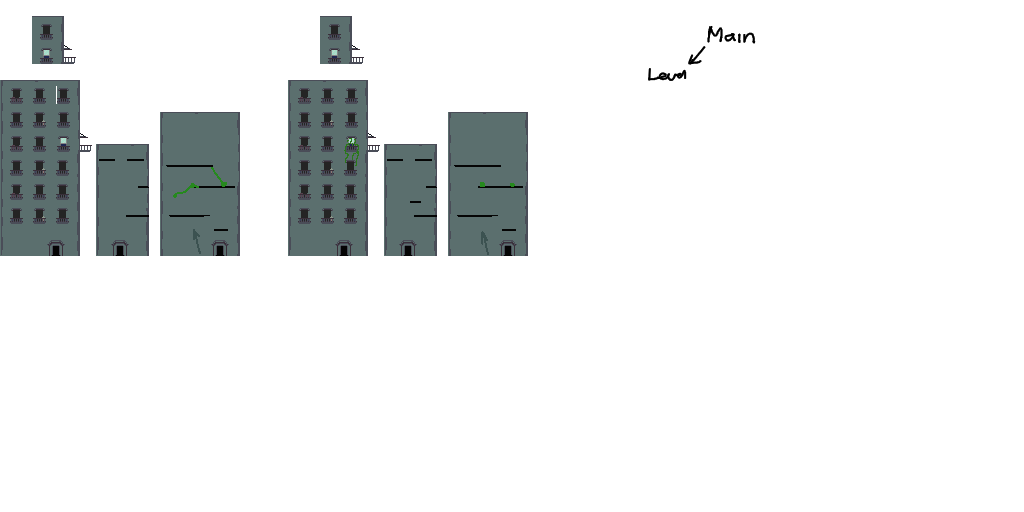
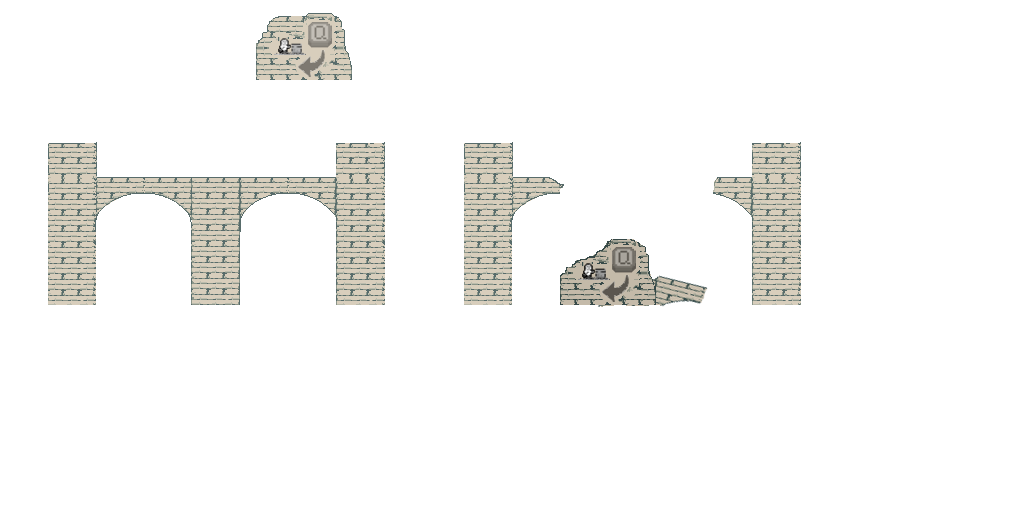
Comparing the layer stacks of the two 1024x512 images. Changes:
hid "Paint Layer 1" over [648, 25, 756, 81]
added layer "Bridge Merged" (1st of 2) above "Bridge Merged" over [352, 25, 801, 307]
added layer "Bridge Merged" (2nd of 2) above "Paint Layer 2 (pasted)" over [0, 13, 801, 307]
hid "Outside Apt (PAST) Merged", painted on it over [0, 13, 640, 307]
